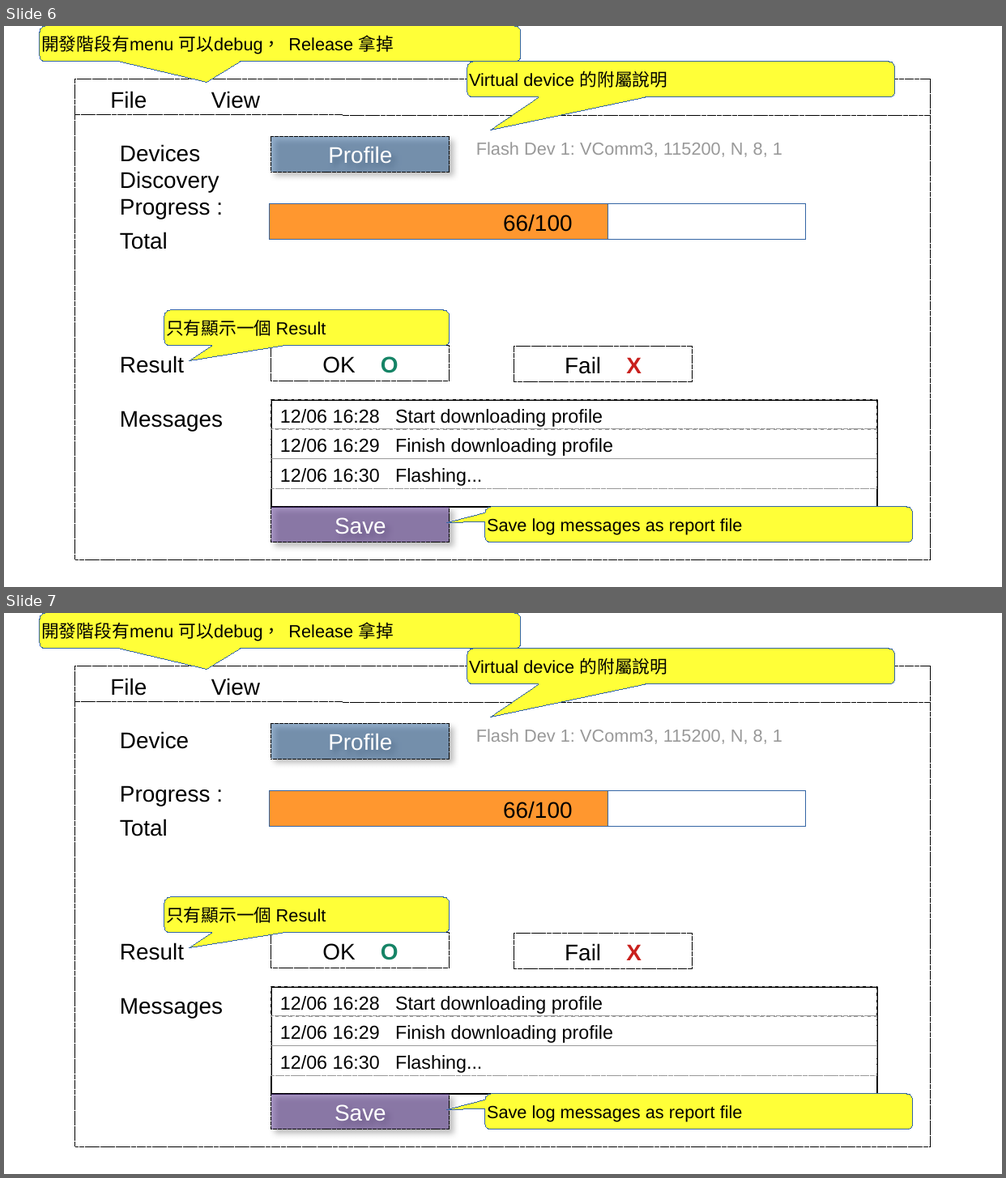
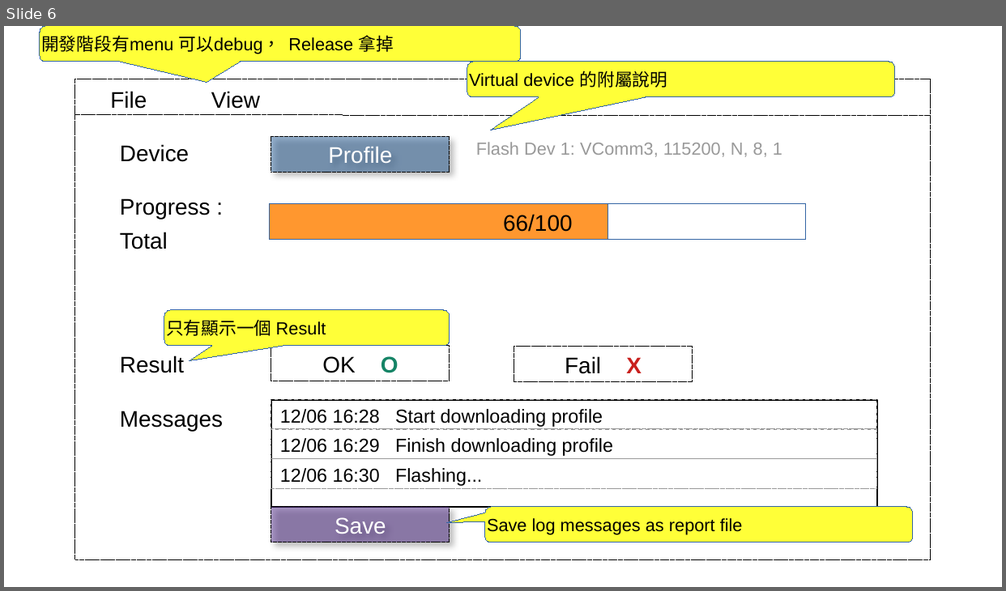
Before and after one commit to tomjpsun/obsidianVaults, a slide deck: DM9051A OTP 燒錄專案/8051A OTP GUI.odp. Shown one above the other, each under a label of ours: slides 6 and 7 before the commit, slide 6 after it. The pictures are 1006x1178 and 1006x591 pixels, drawn with LibreOffice and Linux fonts; fonts in the diff are those of the drawing. Boxes give left, top, right and bottom in pixels: in the first picture for what was removed or moved away, otherwise in the second. Text is boxed around its words. In the diff, an @@ line names an element or a change of style, - is before the commit and + after.

```diff
--- a/DM9051A OTP 燒錄專案/8051A OTP GUI.odp
+++ b/DM9051A OTP 燒錄專案/8051A OTP GUI.odp
@@ slide 6 removed at box(4, 26, 1002, 587), background #FFFFFF @@
@@ rounded speech box removed at box(40, 26, 520, 62) @@
-開發階段有menu 可以debug， Release 拿掉
@@ rounded speech box removed at box(467, 62, 895, 96) @@
-Virtual device 的附屬說明
@@ rectangle removed at box(75, 79, 931, 561) @@
@@ text removed at box(110, 91, 147, 109) @@
-File
@@ text removed at box(211, 91, 260, 109) @@
-View
@@ line removed from (75, 115) to (931, 115) @@
@@ text removed at box(120, 144, 219, 192) @@
-Devices Discovery
@@ rectangle removed at box(271, 136, 450, 172) @@
-Profile
@@ text removed at box(476, 142, 782, 157) @@
-Flash Dev 1: VComm3, 115200, N, 8, 1
@@ text removed at box(120, 199, 211, 219) @@
-Progress :
@@ rectangle removed at box(270, 204, 608, 240) @@
@@ rectangle removed at box(270, 204, 805, 240) @@
-66/100
@@ text removed at box(120, 232, 168, 250) @@
-Total
@@ rounded speech box removed at box(164, 310, 450, 346) @@
-只有顯示一個 Result
@@ text removed at box(120, 356, 184, 373) @@
-Result
@@ rectangle removed at box(271, 346, 450, 381) @@
-OK O
@@ rectangle removed at box(513, 347, 692, 382) @@
-Fail X
@@ text removed at box(120, 411, 223, 431) @@
-Messages
@@ rectangle removed at box(271, 400, 877, 507) @@
@@ rectangle removed at box(271, 400, 877, 430) @@
-12/06 16:28 Start downloading profile
@@ rectangle removed at box(271, 429, 877, 459) @@
-12/06 16:29 Finish downloading profile
@@ rectangle removed at box(271, 459, 877, 489) @@
-12/06 16:30 Flashing...
@@ rectangle removed at box(271, 507, 450, 542) @@
-Save
@@ rounded speech box removed at box(485, 507, 912, 542) @@
-Save log messages as report file
@@ what was slide 7 is now slide 6 @@
```
Also in this commit, not shown: 1 slide changed, 1 other file.
